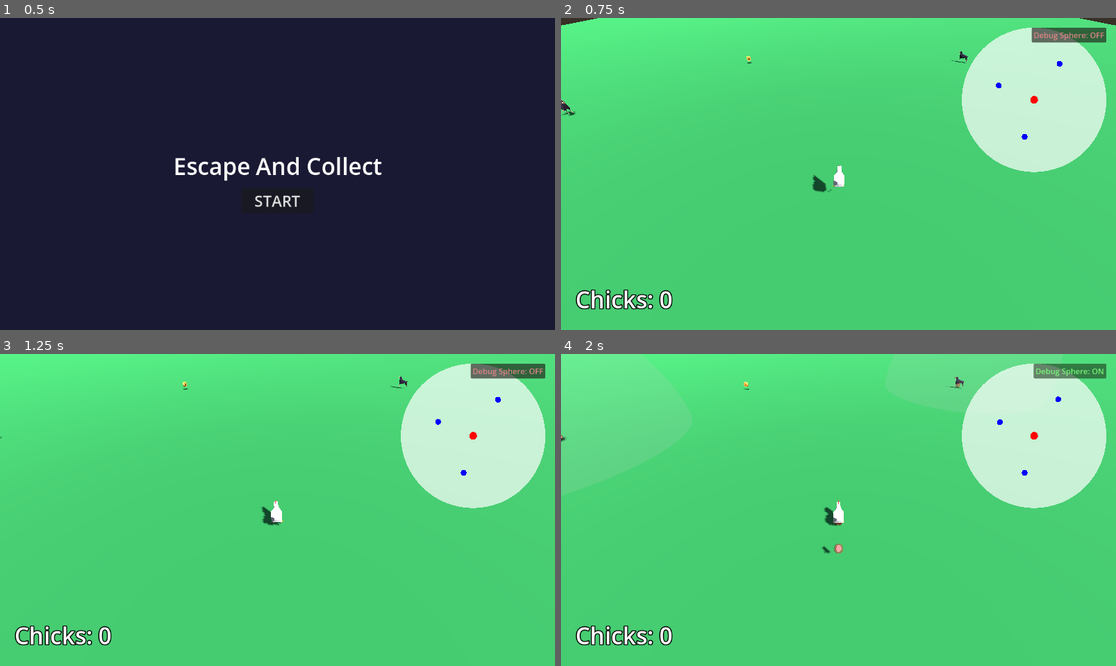
Above: before the commit, frames 1-4 (two rows, left to right).
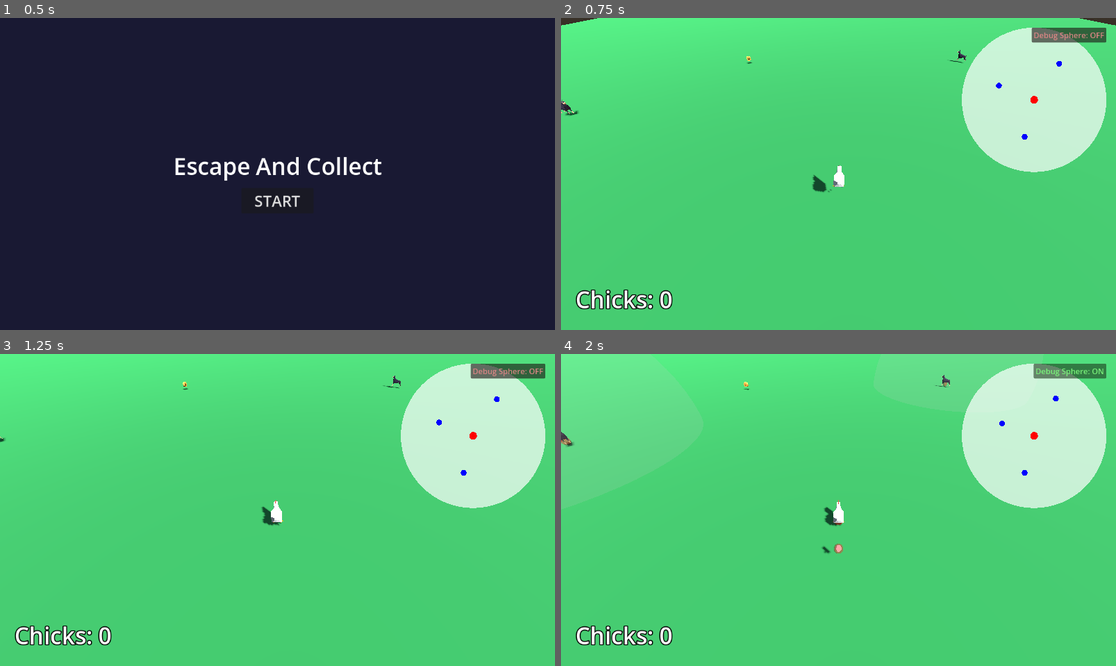
Above: after the commit, the same moments.

Repository: ateliee/escape-and-collect
Game: Godot game, scene res://Scenes/Main.tscn
The game is run twice, just before and just after one commit, with the same random seed, the same clock (stepped at 60 frames per second) and the same inputs.
Inputs:
- Up to frame 1 (0.5 s): no input
- Up to frame 2 (0.75 s): click "START" at 0.5 s
- Up to frame 3 (1.25 s): no input
- Up to frame 4 (2 s): click "Debug Sphere: OFF" at 1.25 s

Frame 1 is identical in both runs. In frame 2, less than 0.1% of the frame differs, in the area x 0-91%, y 10-32%; in frame 3, less than 0.1%; in frame 4, 0.2%, in the area x 0-91%, y 6-30%.

Commit message:
feat: add enemy eating behavior and chick panic indicator UI

Diff:
--- a/Scripts/Entities/Chick.gd
+++ b/Scripts/Entities/Chick.gd
@@ -5,6 +5,7 @@
 var offset_dir = Vector3.ZERO
 var current_state: String = "follow"
 var time_passed = 0.0
+var panic_label: Label3D
 
 @onready var model = $ModelRoot
 
@@ -20,7 +21,6 @@
 	var angle = randf() * TAU
 	offset_dir = Vector3(cos(angle), 0, sin(angle)) * randf_range(1.0, 2.5)
 
-	# Setup alert visualizer
 	var vision_mesh = MeshInstance3D.new()
 	vision_mesh.name = "VisionMesh"
 	var sphere_mesh = SphereMesh.new()
@@ -34,6 +34,17 @@
 	vision_mesh.mesh = sphere_mesh
 	vision_mesh.visible = false
 	add_child(vision_mesh)
+
+	# Setup panic indicator
+	panic_label = Label3D.new()
+	panic_label.text = "!"
+	panic_label.modulate = Color(1, 0.2, 0.2)  # Red
+	panic_label.font_size = 200
+	panic_label.outline_size = 15
+	panic_label.billboard = BaseMaterial3D.BILLBOARD_ENABLED
+	panic_label.position = Vector3(0, 1.2, 0)
+	panic_label.visible = false
+	add_child(panic_label)
 
 
 func _physics_process(delta):
@@ -84,8 +95,8 @@
 		dir.y = 0
 		if dir.length() > 0.1:
 			dir = dir.normalized()
-			target_vel_x = dir.x * (SPEED * 1.5)
-			target_vel_z = dir.z * (SPEED * 1.5)
+			target_vel_x = dir.x * 5.0
+			target_vel_z = dir.z * 5.0
 			is_moving = true
 			look_dir = atan2(-dir.x, -dir.z)
 
@@ -143,6 +154,13 @@
 
 	move_and_slide()
 
+	if is_instance_valid(panic_label):
+		if current_state == "flee":
+			panic_label.visible = true
+			panic_label.position.y = 1.2 + abs(sin(time_passed * 1.5)) * 0.2
+		else:
+			panic_label.visible = false
+
 
 func toggle_debug(show: bool):
 	if has_node("DebugMesh"):
--- a/Scripts/Entities/Enemy.gd
+++ b/Scripts/Entities/Enemy.gd
@@ -1,17 +1,21 @@
 extends CharacterBody3D
 
-const SPEED = 3.0
+const SPEED = 7.5
 
 var player: Node3D = null
 var time_passed: float = 0.0
 var state_timer: float = 0.0
 var wander_dir: Vector3 = Vector3.ZERO
 var is_wandering: bool = false
+var is_eating: bool = false
+var eat_timer: float = 0.0
+var original_scale: Vector3
 
 @onready var model = $ModelRoot
 
 
 func _ready():
+	original_scale = model.scale
 	# Find player
 	var players = get_tree().get_nodes_in_group("player")
 	if players.size() > 0:
@@ -46,7 +50,9 @@
 
 
 func _on_eat_area_entered(body: Node3D):
-	if body.is_in_group("chick"):
+	if body.is_in_group("chick") and not is_eating:
+		is_eating = true
+		eat_timer = 2.0
 		var effect = preload("res://Scenes/Entities/EggHatchEffect.tscn").instantiate()
 		effect.position = body.global_position
 		get_parent().call_deferred("add_child", effect)
@@ -77,48 +83,66 @@
 			closest_dist = dist
 			closest_target = t
 
-	# Pursuit towards target if found
-	if closest_target:
-		var dir = closest_target.global_position - global_position
-		dir.y = 0
-		if dir.length() > 0.1:
-			dir = dir.normalized()
-		velocity.x = dir.x * SPEED
-		velocity.z = dir.z * SPEED
+	if is_eating:
+		eat_timer -= delta
+		if eat_timer <= 0:
+			is_eating = false
+
+		velocity.x = 0
+		velocity.z = 0
+
+		# Munching animation (Subtle)
+		time_passed += delta * 20.0
+		var anim_scale = Vector3(
+			1.0 + sin(time_passed) * 0.1, 1.0 + cos(time_passed) * 0.1, 1.0 + sin(time_passed) * 0.1
+		)
+		model.scale = original_scale * anim_scale
+		model.position.y = abs(sin(time_passed)) * 0.1
 	else:
-		state_timer -= delta
-		if state_timer <= 0:
-			if randf() > 0.5:
-				# Wander around
-				is_wandering = true
-				state_timer = randf_range(2.0, 5.0)
-				var angle = randf() * TAU
-				wander_dir = Vector3(cos(angle), 0, sin(angle))
+		model.scale = model.scale.lerp(original_scale, 10 * delta)
+
+		# Pursuit towards target if found
+		if closest_target:
+			var dir = closest_target.global_position - global_position
+			dir.y = 0
+			if dir.length() > 0.1:
+				dir = dir.normalized()
+			velocity.x = dir.x * SPEED
+			velocity.z = dir.z * SPEED
+		else:
+			state_timer -= delta
+			if state_timer <= 0:
+				if randf() > 0.5:
+					# Wander around
+					is_wandering = true
+					state_timer = randf_range(2.0, 5.0)
+					var angle = randf() * TAU
+					wander_dir = Vector3(cos(angle), 0, sin(angle))
+				else:
+					# Stand still
+					is_wandering = false
+					state_timer = randf_range(2.0, 4.0)
+
+			if is_wandering:
+				velocity.x = wander_dir.x * (SPEED * 0.4)
+				velocity.z = wander_dir.z * (SPEED * 0.4)
 			else:
-				# Stand still
-				is_wandering = false
-				state_timer = randf_range(2.0, 4.0)
+				# Decelerate if standing still
+				velocity.x = move_toward(velocity.x, 0, SPEED * 5.0 * delta)
+				velocity.z = move_toward(velocity.z, 0, SPEED * 5.0 * delta)
 
-		if is_wandering:
-			velocity.x = wander_dir.x * (SPEED * 0.4)
-			velocity.z = wander_dir.z * (SPEED * 0.4)
+		# Rotate to face movement and animate
+		if velocity.length_squared() > 0.1:
+			var look_dir = atan2(-velocity.x, -velocity.z)
+			model.rotation.y = lerp_angle(model.rotation.y, look_dir, 10 * delta)
+
+			# Procedural hopping/wobbling animation
+			time_passed += delta * 15.0
+			model.position.y = abs(sin(time_passed * 0.5)) * 0.3
+			model.rotation.z = sin(time_passed) * 0.15
 		else:
-			# Decelerate if standing still
-			velocity.x = move_toward(velocity.x, 0, SPEED * 5.0 * delta)
-			velocity.z = move_toward(velocity.z, 0, SPEED * 5.0 * delta)
-
-	# Rotate to face movement and animate
-	if velocity.length_squared() > 0.1:
-		var look_dir = atan2(-velocity.x, -velocity.z)
-		model.rotation.y = lerp_angle(model.rotation.y, look_dir, 10 * delta)
-
-		# Procedural hopping/wobbling animation
-		time_passed += delta * 15.0
-		model.position.y = abs(sin(time_passed * 0.5)) * 0.3
-		model.rotation.z = sin(time_passed) * 0.15
-	else:
-		model.position.y = lerp(model.position.y, 0.0, 10 * delta)
-		model.rotation.z = lerp(model.rotation.z, 0.0, 10 * delta)
+			model.position.y = lerp(model.position.y, 0.0, 10 * delta)
+			model.rotation.z = lerp(model.rotation.z, 0.0, 10 * delta)
 
 	move_and_slide()
 
